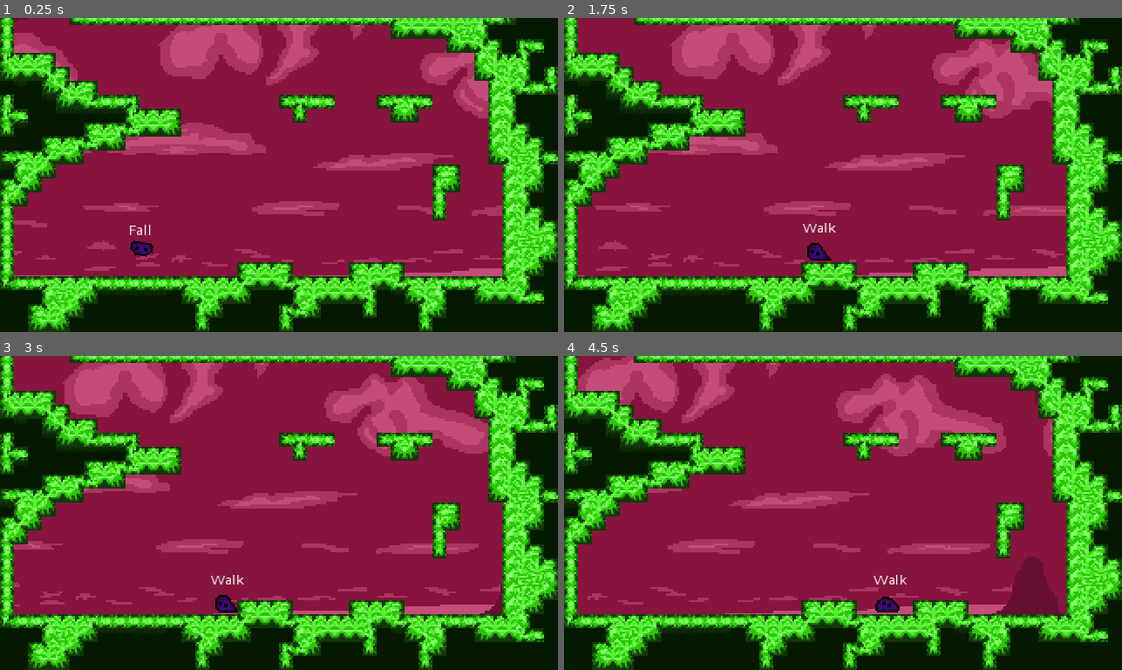
Above: before the commit, frames 1-4 (two rows, left to right).
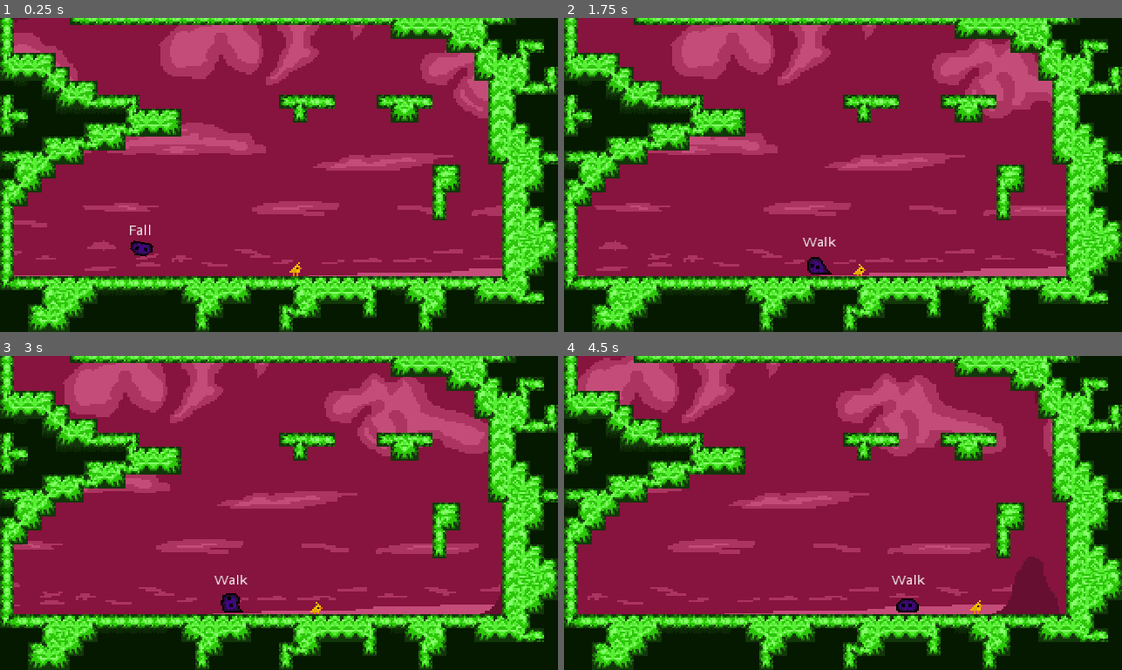
Above: after the commit, the same moments.

Repository: HashtagOrNah/RogueLite_Platformer
Game: Godot game, scene res://Level1.tscn
Same seed, same stepped clock (60 frames per second), same inputs: the game is played once before the commit and once after it.
Inputs:
- Up to frame 1 (0.25 s): no input
- Up to frame 2 (1.75 s): hold R (freeze_time) 0.53-1.28 s; hold D (walk_right) from 0.53 s (still down); tap Space (jump) at 0.77, 0.8, 1.07, 1.35, 1.52 s; tap R (freeze_time) at 1.55 s
- Up to frame 3 (3 s): tap Space (jump) at 1.82, 2.3 s; release D (walk_right) at 2.03 s; hold A (walk_left) 2.03-2.78 s; hold R (freeze_time) 2.03-2.78 s; hold D (walk_right) from 2.78 s (still down); tap R (freeze_time) at 2.85 s
- Up to frame 4 (4.5 s): tap Space (jump) at 3.02, 3.32 s; hold Space (jump) 3.53-4.28 s; release D (walk_right) at 4.28 s; hold A (walk_left) from 4.28 s (still down); tap R (freeze_time) at 4.35 s

The runs differ from the first frame. In frame 1, 1.5% of the frame differs, in the area x 42-73%, y 77-87%; in frame 2, 1.9%; in frame 3, 1.8%; in frame 4, 2.0%, in the area x 42-75%, y 69-87%.
Error before the commit: Invalid get index 'position' (on base: 'null instance'). (res://RandomCommands.gd:7)

Commit message:
added bird that flies away from player.

Diff:
--- /dev/null
+++ b/AI Scripts/Bird Scripts/bird_detect_player.gd
@@ -0,0 +1,26 @@
+extends Node
+
+signal colliding(vector_of_collision)
+
+#var down_rays = ["Down", "DownLeft", "DownRight"]
+
+var ray_dict = {
+	"Up":Vector2.UP, # These vectors will be assigned clockwise
+	"UpRight":Vector2(1,-1),
+	"Right":Vector2.RIGHT,
+	"DownRight":Vector2(1,1),
+	"Down":Vector2.DOWN,
+	"DownLeft":Vector2(-1,1),
+	"Left":Vector2.LEFT,
+	"UpLeft":Vector2(-1,-1)
+
+}
+
+func _physics_process(delta):
+
+	for child in get_children():
+
+		if child.is_colliding():
+
+
+			emit_signal("colliding", ray_dict.get(child.name))
--- /dev/null
+++ b/AI Scripts/Bird Scripts/bird_state_machine.gd
@@ -0,0 +1,22 @@
+extends "../base_state_machine.gd"
+
+func _ready():
+	states_map = {
+		"idle": $Idle,
+		"flying": $Flying
+	}
+
+func _change_state(state_name):
+
+	if not _active:
+		return
+	._change_state(state_name)
+
+func _on_FlyingRaycasts_colliding(vector_of_collision):
+	if current_state == $Flying:
+		current_state.fly_away(vector_of_collision)
+
+	# Don't change state if you are already flying
+	else:
+		$Flying.fly_away(vector_of_collision)
+		_change_state("flying")
--- /dev/null
+++ b/AI Scripts/Bird Scripts/flying_state.gd
@@ -0,0 +1,29 @@
+extends "../base_state.gd"
+
+var velocity = Vector2()
+var gravity = 30
+var speed = 100
+
+func enter():
+
+	owner.get_node("AnimatedSprite").play("flying")
+
+func update(_delta):
+
+	if velocity.x < 0:
+		owner.get_node("AnimatedSprite").flip_h = true
+	else:
+		owner.get_node("AnimatedSprite").flip_h = false
+
+	velocity = owner.move_and_slide(velocity, Vector2.UP)
+
+	velocity.y = gravity
+
+	if owner.is_on_floor():
+		velocity = Vector2()
+		emit_signal("finished", "idle")
+
+func fly_away(coll_dir):
+
+	if !(coll_dir == Vector2.UP):
+		velocity = speed * (-coll_dir+Vector2.UP)
--- /dev/null
+++ b/AI Scripts/Bird Scripts/idle_state.gd
@@ -0,0 +1,15 @@
+extends "../base_state.gd"
+
+var velocity = Vector2()
+var gravity = 100
+
+
+func enter():
+
+	owner.get_node("AnimatedSprite").play("idle")
+
+func update(delta):
+
+	velocity.y += gravity
+
+	owner.move_and_slide(velocity, Vector2.UP)
--- /dev/null
+++ b/AI Scripts/base_state.gd
@@ -0,0 +1,20 @@
+extends Node
+
+signal finished(next_state_name)
+
+# Initialize the state. E.g. change the animation
+func enter():
+	return
+
+# Clean up the state. Reinitialize values like a timer
+func exit():
+	return
+
+func handle_input(event):
+	return
+
+func update(delta):
+	return
+
+func _on_animation_finished(anim_name):
+	return
--- /dev/null
+++ b/AI Scripts/base_state_machine.gd
@@ -0,0 +1,57 @@
+extends Node
+
+signal state_changed(current_state)
+
+# SELECT STARTING STATE IN INSPECTOR
+export(NodePath) var start_state
+
+var states_map = {}
+
+var states_stack = []
+var current_state = null
+var _active = false setget set_active
+
+func _ready():
+
+	for child in get_children():
+		child.connect("finished", self, "_change_state")
+
+	set_active(true)
+	states_stack.push_front(get_node(start_state))
+	current_state = states_stack[0]
+	current_state.enter()
+
+func set_active(value):
+	_active = value
+	set_physics_process(value)
+	set_process_input(value)
+	if not _active:
+		states_stack = []
+		current_state = null
+
+func _input(event):
+	current_state.handle_input(event)
+
+func _physics_process(delta):
+	current_state.update(delta)
+
+func _on_animation_finished(anim_name):
+	if not _active:
+		return
+	current_state._on_animation_finished(anim_name)
+
+func _change_state(state_name):
+	if not _active:
+		return
+	current_state.exit()
+
+	if state_name == "previous":
+		states_stack.pop_front()
+	else:
+		states_stack[0] = states_map[state_name]
+
+	current_state = states_stack[0]
+	emit_signal("state_changed", current_state)
+
+	if state_name != "previous":
+		current_state.enter()
--- /dev/null
+++ b/Bird.tscn
@@ -0,0 +1,109 @@
+[gd_scene load_steps=11 format=2]
+
+[ext_resource path="res://assets/Animals/bird_fly0003.png" type="Texture" id=1]
+[ext_resource path="res://assets/Animals/bird_idle0000.png" type="Texture" id=2]
+[ext_resource path="res://assets/Animals/bird_idle0001.png" type="Texture" id=3]
+[ext_resource path="res://assets/Animals/bird_fly0004.png" type="Texture" id=4]
+[ext_resource path="res://AI Scripts/Bird Scripts/flying_state.gd" type="Script" id=5]
+[ext_resource path="res://AI Scripts/Bird Scripts/idle_state.gd" type="Script" id=6]
+[ext_resource path="res://AI Scripts/Bird Scripts/bird_state_machine.gd" type="Script" id=7]
+[ext_resource path="res://AI Scripts/Bird Scripts/bird_detect_player.gd" type="Script" id=8]
+
+[sub_resource type="RectangleShape2D" id=1]
+extents = Vector2( 0.531405, 1.26276 )
+
+[sub_resource type="SpriteFrames" id=2]
+animations = [ {
+"frames": [ ExtResource( 2 ), ExtResource( 3 ) ],
+"loop": true,
+"name": "idle",
+"speed": 2.0
+}, {
+"frames": [ ExtResource( 1 ), ExtResource( 4 ) ],
+"loop": true,
+"name": "flying",
+"speed": 4.0
+} ]
+
+[node name="Bird" type="KinematicBody2D"]
+collision_layer = 4
+collision_mask = 2147483653
+
+[node name="CollisionShape" type="CollisionShape2D" parent="."]
+position = Vector2( -0.525558, 0.525558 )
+scale = Vector2( 4.84559, 2.87141 )
+shape = SubResource( 1 )
+
+[node name="AnimatedSprite" type="AnimatedSprite" parent="."]
+position = Vector2( 0, 0.03125 )
+frames = SubResource( 2 )
+animation = "idle"
+
+[node name="StateMachine" type="Node" parent="."]
+script = ExtResource( 7 )
+start_state = NodePath("Idle")
+
+[node name="Flying" type="Node" parent="StateMachine"]
+script = ExtResource( 5 )
+
+[node name="Idle" type="Node" parent="StateMachine"]
+script = ExtResource( 6 )
+
+[node name="FlyingRaycasts" type="Node2D" parent="."]
+script = ExtResource( 8 )
+
+[node name="Up" type="RayCast2D" parent="FlyingRaycasts"]
+position = Vector2( -0.435572, -3.26496 )
+rotation = -3.14159
+scale = Vector2( 0.335915, 0.178615 )
+enabled = true
+collision_mask = 7
+
+[node name="UpRight" type="RayCast2D" parent="FlyingRaycasts"]
+position = Vector2( 2.3256, -3.17727 )
+rotation = -2.35619
+scale = Vector2( 0.335915, 0.178615 )
+enabled = true
+collision_mask = 7
+
+[node name="Right" type="RayCast2D" parent="FlyingRaycasts"]
+position = Vector2( 2.37344, 0.416814 )
+rotation = -1.5708
+scale = Vector2( 0.335915, 0.178615 )
+enabled = true
+collision_mask = 7
+
+[node name="DownRight" type="RayCast2D" parent="FlyingRaycasts"]
+position = Vector2( 2.34857, 4.47456 )
+rotation = -0.785398
+scale = Vector2( 0.335915, 0.178615 )
+enabled = true
+collision_mask = 6
+
+[node name="Down" type="RayCast2D" parent="FlyingRaycasts"]
+position = Vector2( -0.179184, 4.58839 )
+scale = Vector2( 0.335915, 0.178615 )
+enabled = true
+collision_mask = 6
+
+[node name="DownLeft" type="RayCast2D" parent="FlyingRaycasts"]
+position = Vector2( -3.3935, 4.3215 )
+rotation = 0.785398
+scale = Vector2( 0.335915, 0.178615 )
+enabled = true
+collision_mask = 6
+
+[node name="Left" type="RayCast2D" parent="FlyingRaycasts"]
+position = Vector2( -3.47385, 0.475487 )
+rotation = 1.5708
+scale = Vector2( 0.335915, 0.178615 )
+enabled = true
+collision_mask = 7
+
+[node name="UpLeft" type="RayCast2D" parent="FlyingRaycasts"]
+position = Vector2( -3.47513, -3.26241 )
+rotation = 2.35619
+scale = Vector2( 0.335915, 0.178615 )
+enabled = true
+collision_mask = 7
+[connection signal="colliding" from="FlyingRaycasts" to="StateMachine" method="_on_FlyingRaycasts_colliding"]
--- a/Level1.tscn
+++ b/Level1.tscn
@@ -1,8 +1,9 @@
-[gd_scene load_steps=7 format=2]
+[gd_scene load_steps=8 format=2]
 
 [ext_resource path="res://TileSets.tres" type="TileSet" id=1]
 [ext_resource path="res://Player Scripts/Player.tscn" type="PackedScene" id=2]
 [ext_resource path="res://Camera And Scenes/GridSnappingCamera.tscn" type="PackedScene" id=3]
+[ext_resource path="res://Bird.tscn" type="PackedScene" id=4]
 [ext_resource path="res://assets/tilemaps/room_size_reference.png" type="Texture" id=5]
 [ext_resource path="res://RandomCommands.gd" type="Script" id=9]
 [ext_resource path="res://Music and SoundFX/bells_melody.ogg" type="AudioStream" id=10]
@@ -21,8 +22,9 @@
 cell_size = Vector2( 8, 8 )
 cell_clip_uv = true
 collision_friction = 0.0
+collision_mask = 0
 format = 1
-tile_data = PoolIntArray( -3014656, 6, 0, -3014655, 6, 0, -3 …(20654 unchanged characters)… 177, 4, 131074, -327680, 4, 65539, -327663, 4, 0, -327662, 4, 1, -327661, 4, 1, -327660, 4, 2, -327655, 4, 0, -327654, 4, 1, -327653, 4, 1, -327652, 4, 2, -327644, 4, 65536, -327643, 4, 65541, -327642, 4, 131074, -327641, 6, 0, -262144, 4, 196612, -262143, 4, 196609, -262142, 4, 196609, -262141, 4, 6, -262140, 4, 1, -262139, 4, 1, -262138, 4, 5, -262137, 4, 196609, -262136, 4, 196609, -262135, 4, 196609, -262134, 4, 196609, -262133, 4, 196609, -262132, 4, 196609, -262131, 4, 6, -262130, 4, 1, -262129, 4, 1, -262128, 4, 1, -262127, 4, 10, -262126, 4, 131073, -262125, 4, 131073, -262124, 4, 196613, -262123, 4, 6, -262122, 4, 1, -262121, 4, 1, -262120, 4, 1, -262119, 4, 131078, -262118, 4, 65541, -262117, 4, 131073, -262116, 4, 196613, -262115, 4, 6, -262114, 4, 1, -262113, …(2089 unchanged characters)…
+tile_data = PoolIntArray( -3014656, 6, 0, -3014655, 6, 0, -3 …(20654 unchanged characters)… 177, 4, 131074, -327680, 4, 65539, -327644, 4, 65536, -327643, 4, 65541, -327642, 4, 131074, -327641, 6, 0, -262144, 4, 196612, -262143, 4, 196609, -262142, 4, 196609, -262141, 4, 6, -262140, 4, 1, -262139, 4, 1, -262138, 4, 5, -262137, 4, 196609, -262136, 4, 196609, -262135, 4, 196609, -262134, 4, 196609, -262133, 4, 196609, -262132, 4, 196609, -262131, 4, 6, -262130, 4, 1, -262129, 4, 1, -262128, 4, 1, -262127, 4, 5, -262126, 4, 196609, -262125, 4, 196609, -262124, 4, 196609, -262123, 4, 6, -262122, 4, 1, -262121, 4, 1, -262120, 4, 1, -262119, 4, 1, -262118, 4, 5, -262117, 4, 196609, -262116, 4, 196609, -262115, 4, 6, -262114, 4, 1, -262113, …(2089 unchanged characters)…
 
 [node name="AudioStreamPlayer" type="AudioStreamPlayer" parent="."]
 stream = ExtResource( 10 )
@@ -32,3 +34,6 @@
 [node name="Room_Size_Reference" type="Sprite" parent="."]
 position = Vector2( 320, -180 )
 texture = ExtResource( 5 )
+
+[node name="Bird" parent="." instance=ExtResource( 4 )]
+position = Vector2( 10.1802, 48.4732 )
--- a/Player Scripts/Player.tscn
+++ b/Player Scripts/Player.tscn
@@ -22,21 +22,23 @@
 "name": "idle",
 "speed": 2.0
 }, {
-"frames": [ ExtResource( 1 ) ],
-"loop": false,
-"name": "jump",
-"speed": 1.0
-}, {
 "frames": [ ExtResource( 9 ), ExtResource( 8 ), ExtResource( 10 ), ExtResource( 13 ) ],
 "loop": true,
 "name": "walk",
 "speed": 5.0
+}, {
+"frames": [ ExtResource( 1 ) ],
+"loop": true,
+"name": "jump",
+"speed": 1.0
 } ]
 
 [sub_resource type="RectangleShape2D" id=2]
 extents = Vector2( 2.44815, 2.68936 )
 
 [node name="Player" type="KinematicBody2D"]
+collision_layer = 2
+collision_mask = 2147483649
 collision/safe_margin = 0.01
 script = ExtResource( 14 )
 
--- a/RandomCommands.gd
+++ b/RandomCommands.gd
@@ -2,6 +2,4 @@
 
 func _input(event):
 
-	if event.is_action_pressed("freeze_time"):
-
-		print_debug(get_node("ParallaxBackground/ParallaxLayer/Sprite").position.y)
+	pass
--- a/project.godot
+++ b/project.godot
@@ -31,7 +31,6 @@
 
 window/size/width=320
 window/size/height=180
-window/size/fullscreen=true
 window/stretch/mode="2d"
 window/stretch/aspect="keep"
 
@@ -86,6 +85,12 @@
  ]
 }
 
+[layer_names]
+
+2d_physics/layer_1="ground"
+2d_physics/layer_2="player"
+2d_physics/layer_3="animal"
+
 [rendering]
 
 quality/intended_usage/framebuffer_allocation=0
Binary file added: assets/Animals/bird_fly0003.png
Not shown, added: assets/Animals/bird_fly0003.png.import
Binary file added: assets/Animals/bird_fly0004.png
Not shown, added: assets/Animals/bird_fly0004.png.import
Binary file added: assets/Animals/bird_idle0000.png
Not shown, added: assets/Animals/bird_idle0000.png.import
Binary file added: assets/Animals/bird_idle0001.png
Not shown, added: assets/Animals/bird_idle0001.png.import
